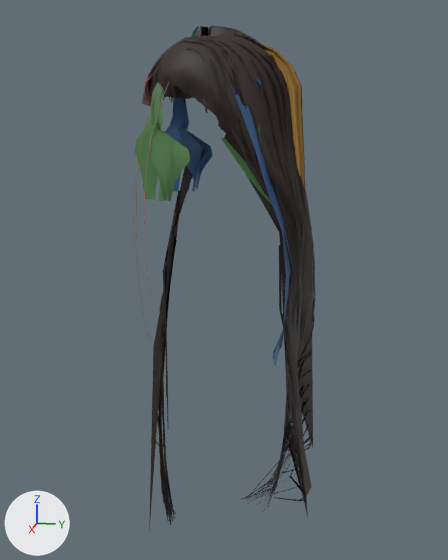
A saved change to the glTF model Content/Studio/Hair/salon_demo/salon.glb.
Both versions are drawn from a 50 mm lens placed at (1.089, 0.291, -0.019), pointed at (0.008, 0.075, -0.289). The lights are fixed; the arrows at lower left show +X, +Y and +Z. The picture after the commit comes second. Where no turn or scale is listed for an object, it has been applied to the vertices.
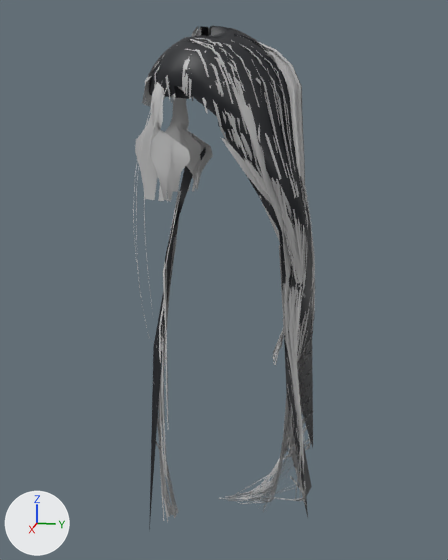
Boxes (x1, y1, x2, y2) around the edits, measured in the pictures (448 x 560 px; the box of a moved part takes in the faces that stretch with it):
'hair_static', surface changed, recoloured, reshaped (lighter): (142, 26, 315, 531) in both
'Mesh_2', surface changed, recoloured (lighter): (135, 82, 190, 202) in both
'Mesh_1', surface changed, recoloured (lighter): (165, 86, 213, 192) in both
'Mesh_6', surface changed, recoloured (lighter): (259, 42, 305, 187) in both
'Mesh_3', surface changed, recoloured: (144, 81, 170, 279) in both
'Mesh_4', surface changed, recoloured: (133, 81, 163, 328) in both
'Mesh_5', surface changed: (136, 97, 157, 347) in both
part 1 of me_mesh_0, moved or reshaped: before (259, 59, 279, 104); after (259, 59, 283, 131)
part 2 of me_mesh_0, moved or reshaped: before (153, 31, 315, 507); after (149, 32, 315, 512)
part 3 of me_mesh_0, moved or reshaped: before (156, 235, 177, 525); after (156, 235, 178, 522)
part 4 of me_mesh_0, recoloured (black to white): (142, 26, 315, 520) in both
part 8 of me_mesh_4, recoloured: (133, 110, 151, 328) in both
part 9 of me_mesh_6, recoloured (orange to white): (281, 64, 305, 187) in both
part 10 of me_mesh_6, recoloured (brown to white): (259, 42, 291, 72) in both

The change, as a diff of the scene's bpy script:
```diff
--- a/Content/Studio/Hair/salon_demo/salon.glb.py
+++ b/Content/Studio/Hair/salon_demo/salon.glb.py
@@ mat_hair_cards @@
 n0 = _N.new('ShaderNodeBsdfPrincipled'); n0.name = 'Principled BSDF'
-n0.inputs[2].default_value = 0.55  # 'Roughness'
+n0.inputs[2].default_value = 0.42  # 'Roughness'
 n1 = _N.new('ShaderNodeOutputMaterial'); n1.name = 'Material Output'
@@ mat_hair_mass @@
 n0 = _N.new('ShaderNodeBsdfPrincipled'); n0.name = 'Principled BSDF'
-n0.inputs[2].default_value = 0.6  # 'Roughness'
 n1 = _N.new('ShaderNodeOutputMaterial'); n1.name = 'Material Output'
+n3 = _N.new('ShaderNodeMix'); n3.name = 'Mix'
+n3.data_type = 'RGBA'
+n3.blend_type = 'MULTIPLY'
+n3.inputs[0].default_value = 1.0  # 'Factor'
+n3.inputs[7].default_value = (0.00639, 0.00828, 0.012, 1.0)  # 'B', black #13161d
 n2 = _N.new('ShaderNodeVertexColor'); n2.name = 'Color Attribute'
 _L.new(n0.outputs[0], n1.inputs[0])  # 'BSDF' to 'Surface'
-_L.new(n2.outputs[0], n0.inputs[0])  # 'Color' to 'Base Color'
+_L.new(n3.outputs[2], n0.inputs[0])  # 'Result' to 'Base Color'
+_L.new(n2.outputs[0], n3.inputs[6])  # 'Color' to 'A'
@@ me_mesh_0 @@
-me_mesh_0.from_pydata(...)  # 4658 vertices, 4080 faces; spans x -0.142..0.157, y -0.066..0.245, z -0.74..0.149
+me_mesh_0.from_pydata(...)  # 4658 vertices, 4080 faces; spans x -0.142..0.157, y -0.066..0.245, z -0.742..0.149
+# me_mesh_0 part 1: the loose piece of 8 vertices spanning x 0.042..0.058, y 0.14..0.178, z 0.002..0.088 is multiplied about its middle by the matrix ((1.33, -0.02, 0.011), (0.019, 1.327, 0.084), (-0.012, -0.084, 1.327)), then moved by (0.001, 0.002, -0.016)
+# me_mesh_0 part 2: 2220 of 4658 vertices moved; they spanned x -0.13..0.095, y -0.048..0.241, z -0.74..0.143 and now span x -0.124..0.095, y -0.05..0.242, z -0.742..0.142; mean shift (0.0, 0.0, -0.032); largest move (-0.089, 0.182, -0.405) -> (-0.111, 0.227, -0.669)
+# me_mesh_0 part 3: 90 of 4658 vertices moved; they spanned x 0.089..0.132, y -0.024..-0.001, z -0.735..-0.318 and now span x 0.071..0.134, y -0.023..0.001, z -0.737..-0.334; mean shift (-0.005, 0.001, -0.023); largest move (0.118, -0.019, -0.63) -> (0.111, -0.018, -0.731)
+# me_mesh_0 part 4: 4080 faces centred in x -0.13..0.131, y -0.065..0.24, z -0.725..0.149 are repainted in the vertex colours; the middle colour goes from black #2b1d16 to white #ffffff
+# other edits to the shape of me_mesh_0 do not show in these pictures
 me_mesh_0.materials.append(mat_hair_cards)
@@ me_mesh_1 @@
 me_mesh_1.from_pydata(...)  # 120 vertices, 110 faces; spans x -0.108..-0.055, y -0.066..0.034, z -0.139..0.068
+# me_mesh_1 part 5: 110 faces centred in x -0.105..-0.057, y -0.047..0.02, z -0.133..0.061 are repainted in the vertex colours; the middle colour goes from blue #4f86c6 to white #ffffff
 me_mesh_1.materials.append(mat_hair_cards)
@@ me_mesh_2 @@
 me_mesh_2.from_pydata(...)  # 120 vertices, 110 faces; spans x 0.055..0.108, y -0.066..0.034, z -0.139..0.068
+# me_mesh_2 part 6: 110 faces centred in x 0.057..0.105, y -0.047..0.02, z -0.133..0.061 are repainted in the vertex colours; the middle colour goes from green #6dae63 to white #ffffff
 me_mesh_2.materials.append(mat_hair_cards)
@@ me_mesh_3 @@
 me_mesh_3.from_pydata(...)  # 24 vertices, 22 faces; spans x 0.064..0.152, y -0.027..0.004, z -0.324..0.072
+# me_mesh_3 part 7: 22 faces centred in x 0.07..0.152, y -0.026..0.001, z -0.31..0.063 are repainted in the vertex colours; the middle colour goes from pink #d97a9a to white #ffffff
 me_mesh_3.materials.append(mat_hair_cards)
@@ me_mesh_4 @@
 me_mesh_4.from_pydata(...)  # 24 vertices, 22 faces; spans x 0.059..0.142, y -0.049..-0.01, z -0.366..0.068
+# me_mesh_4 part 8: 18 faces centred in x 0.095..0.141, y -0.048..-0.03, z -0.351..-0.001 are repainted in the vertex colours; the middle colour goes from green #8f9d4a to white #ffffff
 me_mesh_4.materials.append(mat_hair_cards)
@@ me_mesh_6 @@
 me_mesh_6.from_pydata(...)  # 192 vertices, 176 faces; spans x -0.025..0.063, y 0.109..0.22, z -0.259..0.124
+# me_mesh_6 part 9: 144 faces centred in x -0.003..0.061, y 0.168..0.219, z -0.245..0.067 are repainted in the vertex colours; the middle colour goes from orange #d9a441 to white #ffffff
+# me_mesh_6 part 10: 32 faces centred in x -0.018..0.029, y 0.125..0.178, z 0.065..0.113 are repainted in the vertex colours; the middle colour goes from brown #b18533 to white #ffffff
 me_mesh_6.materials.append(mat_hair_cards)
```
